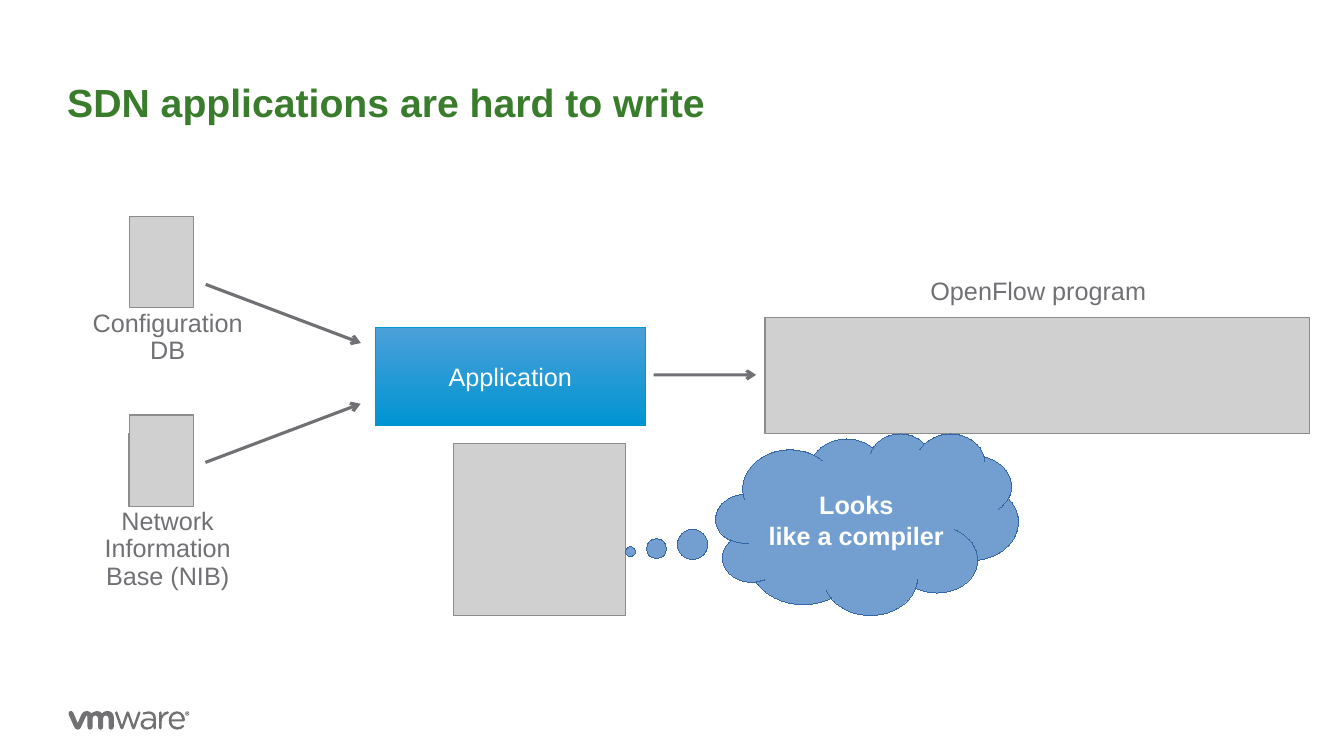
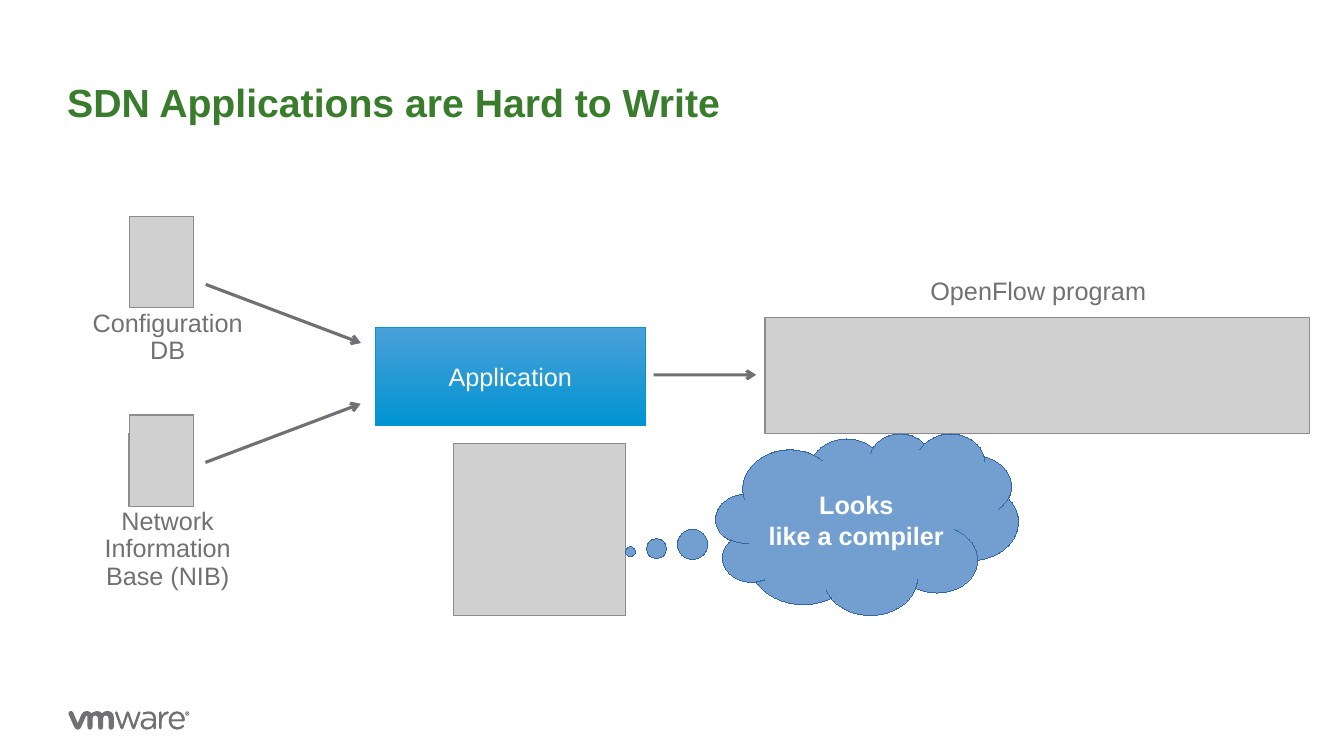
Before and after one commit to ryzhyk/cocoon, a slide deck: slide 4 of doc/wnv17/cocoon.odp (slide 3 before the commit). Drawn at 1344x756 pixels with LibreOffice and Linux fonts; fonts in the diff are those of the drawing; grey boxes stand for pictures; background and template pictures are left out. Boxes give left, top, right and bottom in pixels: in the first picture for what was removed or moved away, otherwise in the second. Text is boxed around its words. In the diff, an @@ line names an element or a change of style, - is before the commit and + after.

```diff
--- a/doc/wnv17/cocoon.odp
+++ b/doc/wnv17/cocoon.odp
@@ title at box(67, 88, 720, 125): text changed @@
-SDN applications are hard to write
+SDN Applications are Hard to Write
```
Also in this commit, not shown: 11 other slides changed, 5 slides added, 1 slide removed.
